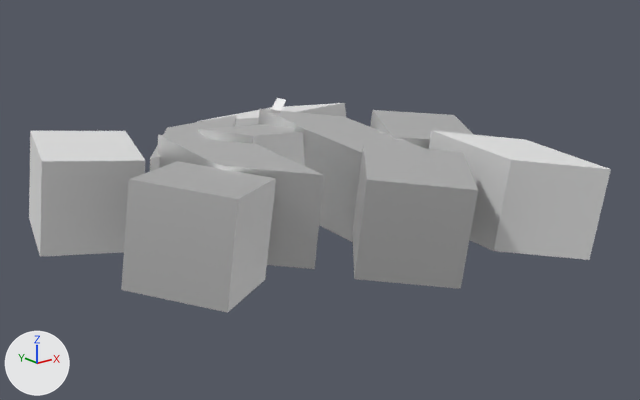
The glTF model public/ECN_tentative_animation_2.glb as it was, and as the next commit left it.
Rendered twice from a 50 mm camera at (-33.0, -45.0, 10.1) aimed at (0.0, -3.7, -6.4). The axes (+X, +Y, +Z) are drawn at lower left. The lights are the same throughout. Both versions are drawn at frame 38 of the action 'Plane.002Action.007'; the numbers are the values there.
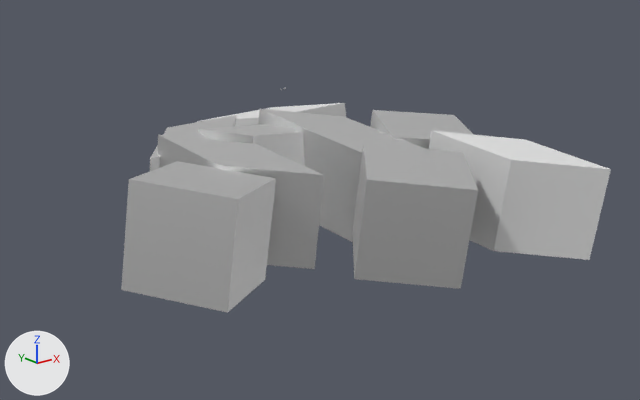
Where the change shows, as pixel boxes [x1, y1, x2, y2] in the pictures (640 x 400 px):
```json
{"object": "Plane.012", "change": "deleted", "before": [29, 131, 145, 257]}
{"object": "Plane", "change": "moved, turned, rescaled", "before": [270, 98, 286, 114], "on screen": "not visible afterwards"}
```

Edits to the scene script, one JSON object a line:
```json
{"op": "set", "path": "ob_plane.location", "old": "(-0.6, -0.47, -0.46)", "new": "(-0.17, -0.02, -0.02)"}
{"op": "set", "path": "ob_plane.rotation_euler", "old": "(0.487, -0.461, 2.399)", "new": "(0.0253, -0.0266, 3.103)", "note": "degrees (28, -26, 137) -> degrees (1.4, -1.5, 178)"}
{"op": "set", "path": "ob_plane.scale", "old": "(-0.414, -0.414, -0.414)", "new": "(0.0253, 0.0253, 0.0253)"}
{"op": "remove", "block": "ob_plane_012", "code": ["ob_plane_012 = bpy.data.objects.new('Plane.012', me_plane_012)", "ob_plane_012.location = (-10.92, 5.61, -3.05)", "ob_plane_012.rotation_euler = (0.0961, -0.0934, 1.295)  # degrees (5.5, -5.4, 74)", "ob_plane_012.scale = (-3.0, -3.0, -3.0)"]}
```
